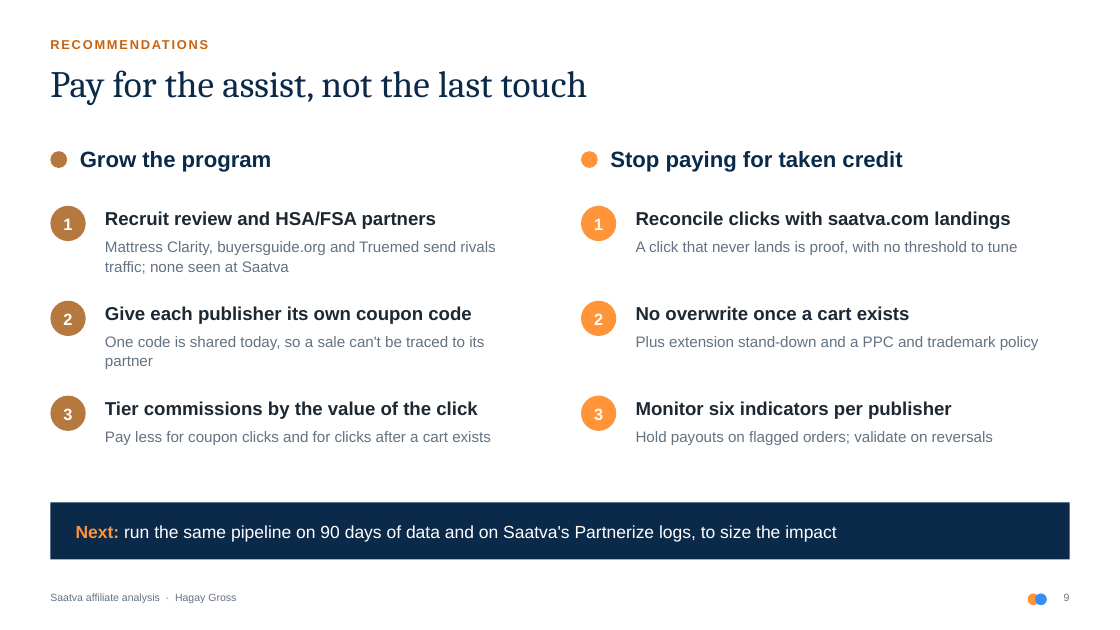
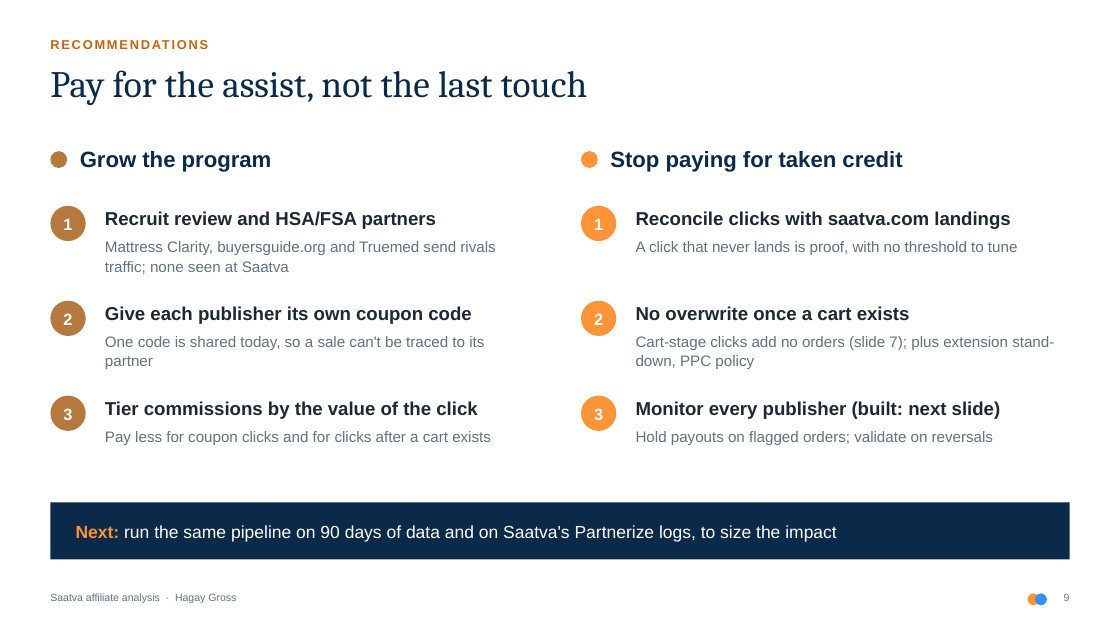
Before and after one commit to Hagaygro/partnerize-assignment, a slide deck: slide 9 of deck/saatva_affiliate_analysis.pptx. Drawn at 1120x630 pixels with LibreOffice and Linux fonts; fonts in the diff are those of the drawing. Boxes give left, top, right and bottom in pixels: in the first picture for what was removed or moved away, otherwise in the second. Text is boxed around its words. In the diff, an @@ line names an element or a change of style, - is before the commit and + after.

```diff
--- a/deck/saatva_affiliate_analysis.pptx
+++ b/deck/saatva_affiliate_analysis.pptx
@@ text at box(636, 336, 1054, 369): text changed @@
-Plus extension stand-down and a PPC and trademark policy
+Cart-stage clicks add no orders (slide 7); plus extension stand-down, PPC policy
@@ text at box(636, 401, 1001, 419): text changed @@
-Monitor six indicators per publisher
+Monitor every publisher (built: next slide)
```
Also in this commit, not shown: 3 other slides changed, 1 slide added, 6 other files.
